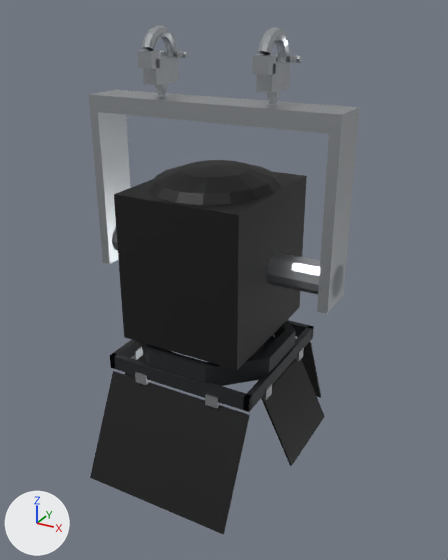
Before and after pictures for a commit that changed the glTF model assets/models/lamps/fresnel-barn-doors.glb.
Before and after are seen from a 50 mm camera at (0.585, -1.028, 0.117) aimed at (0.023, -0.007, -0.394). Lighting does not change. The marker at lower left points along +X, +Y and +Z. The older version comes first. Where no turn or scale is listed for an object, it has been applied to the vertices. Vertices at exactly the same position are counted once.

Names of what the first picture shows: 'barn-door-bottom', 'barn-door-frame', 'barn-door-hinges', 'barn-door-right', 'barn-door-top', 'body', 'colour-frame-runner', 'hanging-frame', 'truss-coupler' and 2 more.
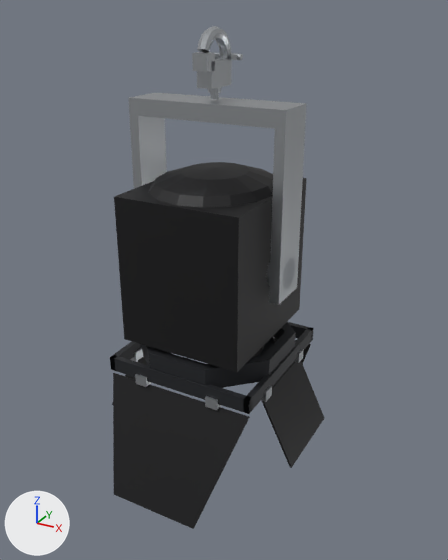
Location of each change, (x1, y1, x2, y2) in pixels of the pictures (448 x 560 px; the box of a moved part takes in the faces that stretch with it):
'body', moved
    before: (114, 160, 307, 370)
    after: (114, 162, 306, 372)
'hanging-frame', reshaped (34% narrower)
    before: (89, 90, 359, 314)
    after: (128, 93, 306, 305)
'barn-door-bottom', reshaped (14% narrower)
    before: (90, 371, 250, 534)
    after: (113, 373, 250, 529)
'truss-coupler', reshaped (73% narrower, 6% shorter)
    before: (137, 26, 290, 104)
    after: (192, 26, 232, 99)
'barn-door-top', reshaped (mostly hidden afterwards)
    before: (253, 336, 321, 398)
    after: (253, 336, 311, 364)
part 4 of me_hanging_frame, added
    after: (267, 258, 296, 289)
part 5 of me_hanging_frame, rebuilt (34% narrower)
    before: (89, 90, 359, 314)
    after: (128, 93, 306, 305)
part 6 of me_hanging_frame, deleted
    before: (112, 228, 343, 298)
part 7 of me_truss_coupler, moved or reshaped
    before: (142, 26, 178, 56)
    after: (197, 26, 231, 59)
part 8 of me_truss_coupler, moved or reshaped
    before: (143, 56, 178, 85)
    after: (197, 58, 232, 89)
part 9 of me_truss_coupler, moved or reshaped
    before: (137, 50, 160, 69)
    after: (192, 52, 215, 72)
part 10 of me_truss_coupler, moved or reshaped
    before: (155, 83, 168, 89)
    after: (208, 87, 221, 93)
part 11 of me_truss_coupler, moved or reshaped
    before: (157, 89, 166, 95)
    after: (210, 93, 219, 99)
part 12 of me_truss_coupler, deleted
    before: (258, 27, 290, 61)
part 13 of me_truss_coupler, deleted
    before: (266, 91, 280, 97)
part 14 of me_truss_coupler, deleted
    before: (268, 97, 277, 104)
part 15 of me_truss_coupler, deleted
    before: (256, 61, 290, 93)
part 16 of me_truss_coupler, deleted
    before: (253, 54, 276, 75)

What changed in the scene script:
```text
Change me_body:
    remove me_body.from_pydata(...)  # 98 vertices, 184 faces; spans x -0.13..0.13, y -0.15..0.16, z -0.499..-0.16
    add me_body.from_pydata(...)  # 98 vertices, 184 faces; spans x -0.13..0.13, y -0.15..0.16, z -0.503..-0.165
    me_body part 1: the whole mesh is moved by (0.0, 0.0, -0.004)
Change me_barn_door_bottom:
    remove me_barn_door_bottom.from_pydata(...)  # 8 vertices, 12 faces; spans x -0.16..0.16, y -0.259..-0.154, z -0.792..-0.584
    add me_barn_door_bottom.from_pydata(...)  # 8 vertices, 12 faces; spans x -0.16..0.16, y -0.263..-0.154, z -0.806..-0.588
    me_barn_door_bottom part 2
    add for i in [*range(4, 8)]: me_barn_door_bottom.vertices[i].co += Vector((0.0, 0.0, -0.004))
    me_barn_door_bottom.vertices[0].co: (-0.16, -0.259, -0.79) -> (-0.096, -0.263, -0.804)  # pixel (90, 477) -> pixel (113, 494)
    me_barn_door_bottom.vertices[1].co: (0.16, -0.259, -0.79) -> (0.096, -0.263, -0.804)  # pixel (223, 534) -> pixel (193, 528)
    me_barn_door_bottom.vertices[2].co: (0.16, -0.255, -0.792) -> (0.096, -0.259, -0.806)  # pixel (224, 533) -> pixel (193, 528)
    me_barn_door_bottom.vertices[3].co: (-0.16, -0.255, -0.792) -> (-0.096, -0.259, -0.806)  # pixel (91, 477) -> pixel (114, 494)
Change me_barn_door_top:
    remove me_barn_door_top.from_pydata(...)  # 8 vertices, 12 faces; spans x -0.16..0.16, y 0.154..0.259, z -0.792..-0.584
    add me_barn_door_top.from_pydata(...)  # 8 vertices, 12 faces; spans x -0.16..0.16, y 0.154..0.237, z -0.752..-0.588
    me_barn_door_top part 3
    add for i in [*range(4, 8)]: me_barn_door_top.vertices[i].co += Vector((0.0, 0.0, -0.004))
    me_barn_door_top.vertices[0].co: (-0.16, 0.255, -0.792) -> (-0.096, 0.233, -0.752)
    me_barn_door_top.vertices[1].co: (0.16, 0.255, -0.792) -> (0.096, 0.233, -0.752)  # pixel (320, 397) -> not seen
    me_barn_door_top.vertices[2].co: (0.16, 0.259, -0.79) -> (0.096, 0.237, -0.75)  # pixel (321, 396) -> not seen
    me_barn_door_top.vertices[3].co: (-0.16, 0.259, -0.79) -> (-0.096, 0.237, -0.75)
Change me_hanging_frame:
    remove me_hanging_frame.from_pydata(...)  # 59 vertices, 120 faces; spans x -0.26..0.26, y -0.045..0.045, z -0.397..-0.04
    add me_hanging_frame.from_pydata(...)  # 72 vertices, 132 faces; spans x -0.163..0.163, y -0.045..0.045, z -0.401..-0.04
    me_hanging_frame part 4: a new loose piece, a 12-sided cylinder along x spanning x 0.13..0.163, y -0.032..0.032, z -0.385..-0.321, in mat_metal_b8bcc0 (light grey #b8bcc0)
    me_hanging_frame part 5: the loose piece of 20 vertices spanning x -0.26..0.26, y -0.045..0.045, z -0.397..-0.04 is rebuilt with 20 vertices and now spans x -0.163..0.163, y -0.045..0.045, z -0.401..-0.04
    me_hanging_frame part 6: the loose piece of 39 vertices spanning x -0.26..0.26, y -0.032..0.032, z -0.381..-0.317 is deleted
    other edits to the shape of me_hanging_frame do not show in these pictures
Change me_truss_coupler:
    remove me_truss_coupler.from_pydata(...)  # 392 vertices, 744 faces; spans x -0.132..0.132, y -0.051..0.053, z -0.037..0.087
    add me_truss_coupler.from_pydata(...)  # 196 vertices, 372 faces; spans x -0.015..0.015, y -0.051..0.053, z -0.037..0.087
    me_truss_coupler part 7: the loose piece of 136 vertices spanning x -0.128..-0.106, y -0.05..0.053, z -0.019..0.087 is moved by (0.117, 0.0, 0.0)
    me_truss_coupler part 8: the loose piece of 8 vertices spanning x -0.132..-0.102, y -0.037..0.037, z -0.015..0.031 is moved by (0.117, 0.0, 0.0)
    me_truss_coupler part 9: the loose piece of 8 vertices spanning x -0.132..-0.102, y -0.051..-0.025, z 0.015..0.045 is moved by (0.117, 0.0, 0.0)
    me_truss_coupler part 10: the loose piece of 26 vertices spanning x -0.129..-0.105, y -0.012..0.012, z -0.025..0.005 is moved by (0.117, 0.0, 0.0)
    me_truss_coupler part 11: the loose piece of 18 vertices spanning x -0.125..-0.109, y -0.008..0.008, z -0.037..-0.015 is moved by (0.117, 0.0, 0.0)
    me_truss_coupler part 12: the loose piece of 136 vertices spanning x 0.106..0.128, y -0.05..0.053, z -0.019..0.087 is deleted
    me_truss_coupler part 13: the loose piece of 26 vertices spanning x 0.105..0.129, y -0.012..0.012, z -0.025..0.005 is deleted
    me_truss_coupler part 14: the loose piece of 18 vertices spanning x 0.109..0.125, y -0.008..0.008, z -0.037..-0.015 is deleted
    me_truss_coupler part 15: the loose piece of 8 vertices spanning x 0.102..0.132, y -0.037..0.037, z -0.015..0.031 is deleted
    me_truss_coupler part 16: the loose piece of 8 vertices spanning x 0.102..0.132, y -0.051..-0.025, z 0.015..0.045 is deleted
```
